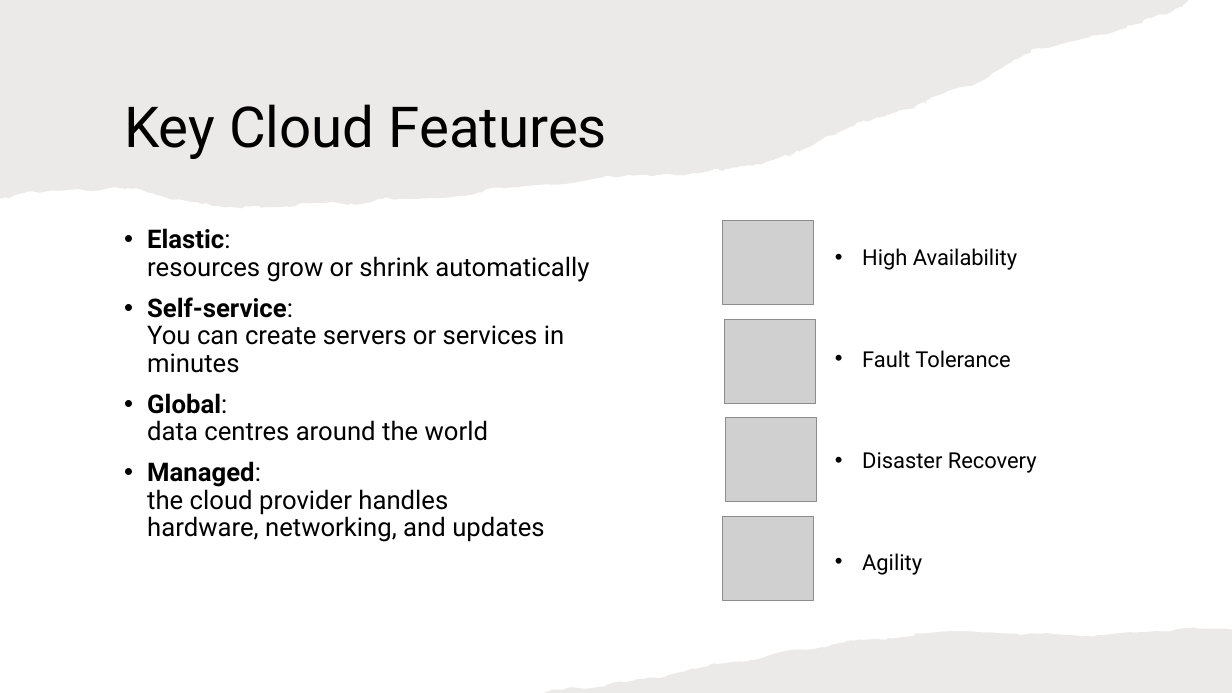
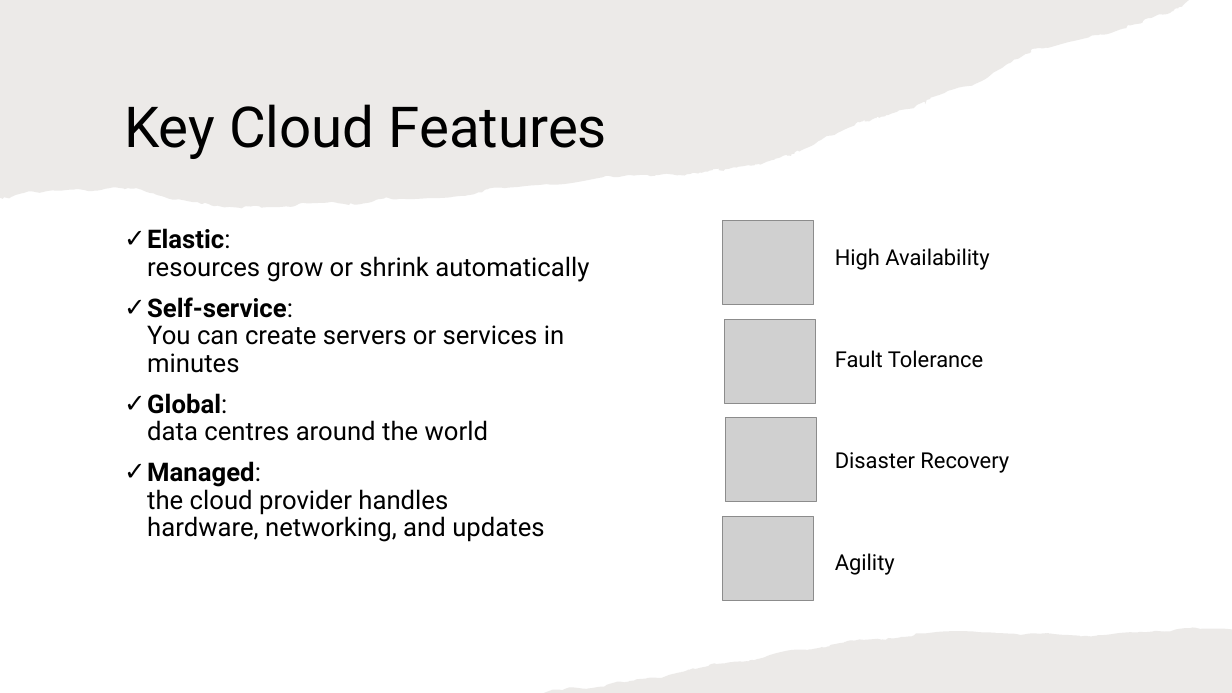
Before and after one commit to mikebaradaran/mod5-L3, a slide deck: slide 2 of ADXD2SD3M5-V1.1/Mod5 Mike/Cloud/1-What Is Cloud Computing.pptx. Drawn at 1232x693 pixels with LibreOffice and Linux fonts; fonts in the diff are those of the drawing; grey boxes stand for pictures. Boxes give left, top, right and bottom in pixels: in the first picture for what was removed or moved away, otherwise in the second. Text is boxed around its words. In the diff, an @@ line names an element or a change of style, - is before the commit and + after.

Commit message:
updated Cloud slides first attempt

```diff
--- a/ADXD2SD3M5-V1.1/Mod5 Mike/Cloud/1-What Is Cloud Computing.pptx
+++ b/ADXD2SD3M5-V1.1/Mod5 Mike/Cloud/1-What Is Cloud Computing.pptx
@@ text "Elastic: resources grow or shrink ..." at box(147, 228, 589, 542): bullet • to ✓ @@
@@ bullet • to none in 4 elements at box(835, 248, 989, 270), box(835, 350, 983, 368), box(835, 452, 1009, 473), box(835, 553, 895, 575) @@
```
Also in this commit, not shown: 5 other slides changed, 3 other files.
